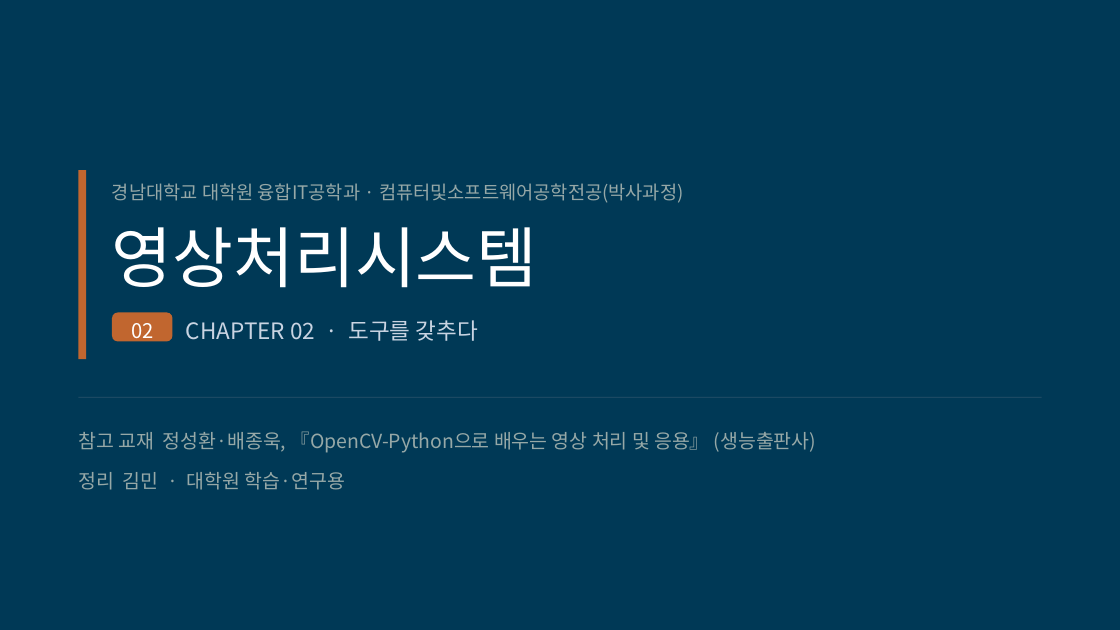
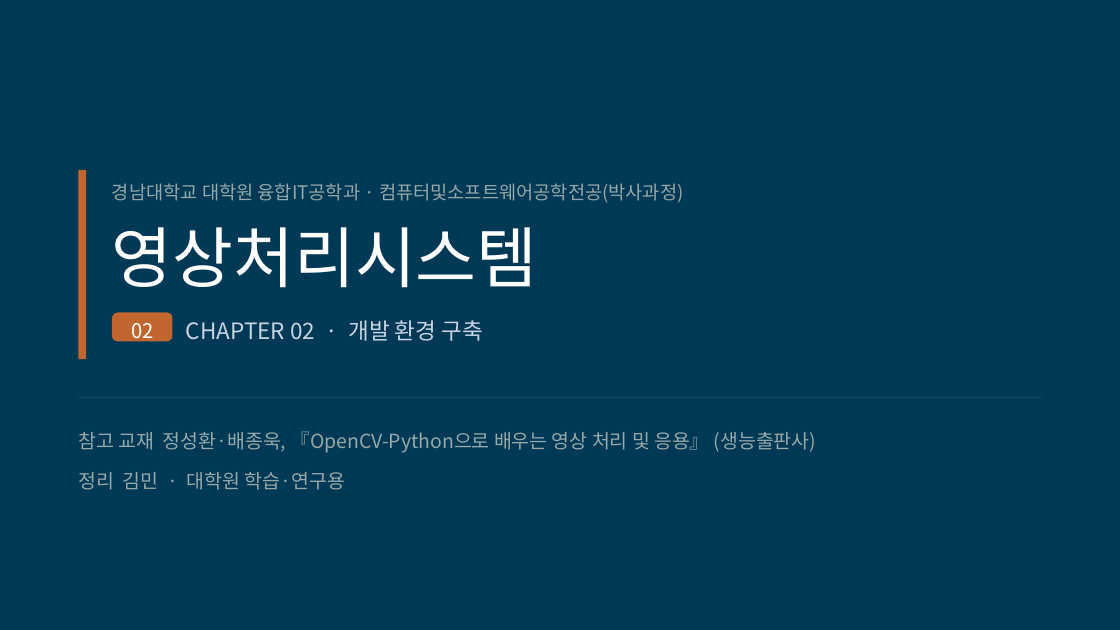
Before and after one commit to kkiimmiinn/cs-study-lab, a slide deck: slide 1 of ips/영상처리시스템_CH02.pptx. Drawn at 1120x630 pixels with LibreOffice and Linux fonts; fonts in the diff are those of the drawing. Boxes give left, top, right and bottom in pixels: in the first picture for what was removed or moved away, otherwise in the second. Text is boxed around its words. In the diff, an @@ line names an element or a change of style, - is before the commit and + after.

```diff
--- a/ips/영상처리시스템_CH02.pptx
+++ b/ips/영상처리시스템_CH02.pptx
@@ text at (186, 320, 484, 341): text changed @@
-CHAPTER 02 · 도구를 갖추다
+CHAPTER 02 · 개발 환경 구축
```
Also in this commit, not shown: 15 other slides changed, 50 other files.
